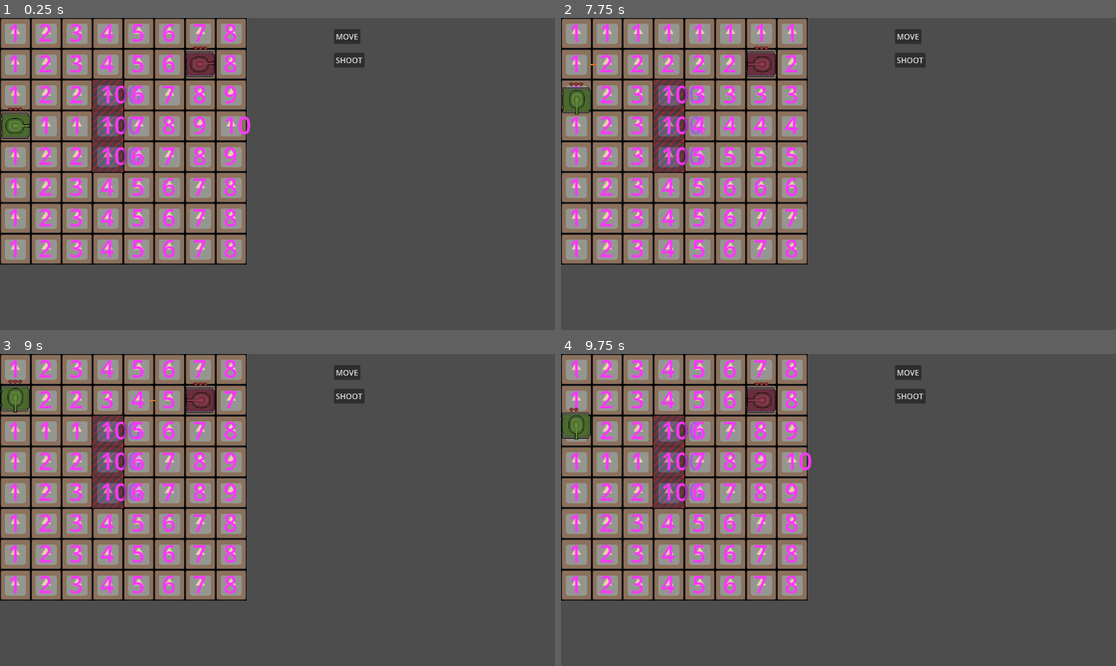
Above: before the commit, frames 1-4 (two rows, left to right).
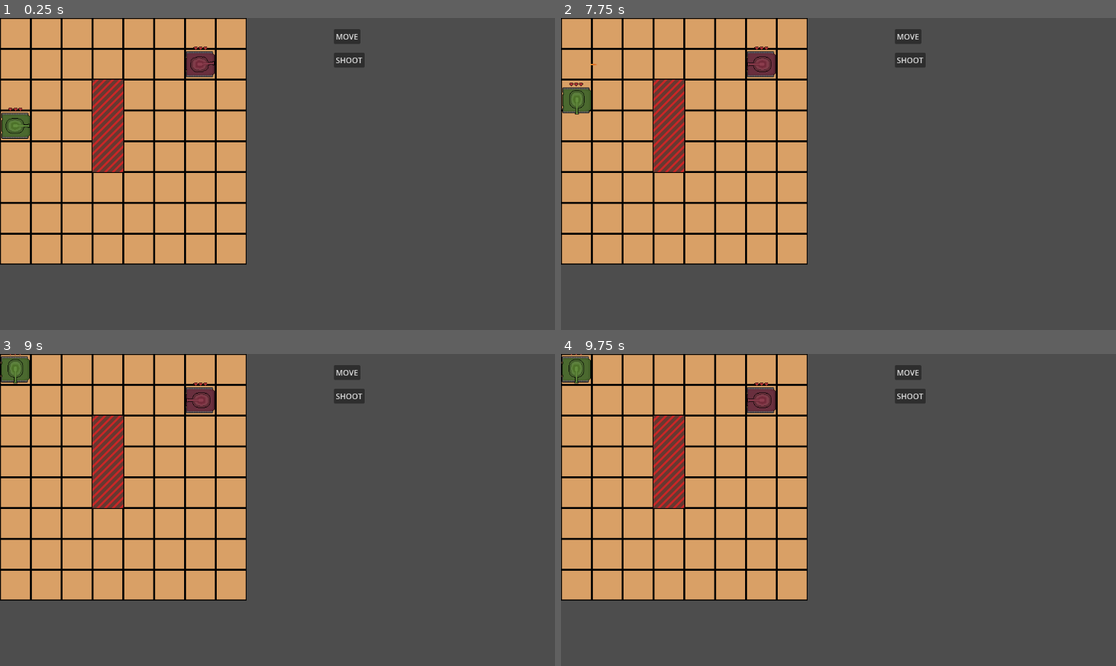
Above: after the commit, the same moments.

Repository: s3716853/tank-game
Game: Godot game, scene res://Scenes/main.tscn
The game is run twice, just before and just after one commit, with the same random seed, the same clock (stepped at 60 frames per second) and the same inputs. The engine's default icon, where the game draws it, is replaced by a stand-in: a white triangle on a blue panel in a dark square.
Inputs (mouse positions are in pixels of both pictures, inside the frame that each line leads up to):
- Up to frame 1 (0.25 s): no input
- Up to frame 2 (7.75 s): click "MOVE" at 0.5 s; click "SHOOT" at 1.25 s; click (577, 102) at 2 s; click "MOVE" at 2.75 s; click "SHOOT" at 3.5 s; click (599, 127) at 4.25 s; click "MOVE" at 5 s; click "SHOOT" at 5.75 s; click (577, 145) at 6.5 s; tap Enter at 7.25 s; move the mouse to (577, 33) at 7.27 s; click (577, 33) at 7.42 s
- Up to frame 3 (9 s): move the mouse to (16, 400) at 8.02 s; click (16, 400) at 8.17 s; move the mouse to (16, 432) at 8.77 s; click (16, 432) at 8.92 s
- Up to frame 4 (9.75 s): move the mouse to (577, 463) at 9.52 s; click (577, 463) at 9.67 s

The runs differ from the first frame. In frame 1, 30% of the frame differs, in the area x 0-46%, y 0-79%; in frame 2, 30%; in frame 3, 30%; in frame 4, 30%.

Commit message:
able to set max move distance for the player

Diff:
--- a/Prefabs/tile.tscn
+++ b/Prefabs/tile.tscn
@@ -7,6 +7,7 @@
 size = Vector2(62, 62)
 
 [node name="TileNode" type="Node2D"]
+visible = false
 script = ExtResource("1_26ja5")
 
 [node name="Sprite2D" type="Sprite2D" parent="."]
--- a/Scripts/map.gd
+++ b/Scripts/map.gd
@@ -3,6 +3,7 @@
 var grid = Array()
 @export var grid_width = 8
 @export var grid_height = 3
+@export var move_distance = 3
 var tiles
 
 #Player tank. Used to move send signal to move player
@@ -13,6 +14,7 @@
 var tile_scene = preload("res://Prefabs/tile.tscn")
 # Called when the node enters the scene tree for the first time.
 func _ready():
+	#move_distance += 1
 	tiles = get_used_cells()
 	var xmax = 0
 	var ymax = 0
@@ -57,7 +59,7 @@
 	var player_grid_pos = local_to_map(player_position)
 	var x = player_grid_pos.x
 	#Check all cells to the left of player
-	while x >= 0:
+	while x >= 0 && x >= player_grid_pos.x - move_distance:
 		#If there isn't a wall continue, otherwise stop
 		if(grid[x][player_grid_pos.y].cell_empty):
 			moveable.append(grid[x][player_grid_pos.y])
@@ -66,7 +68,7 @@
 		x -= 1
 	#Check all cells to the right of the player
 	x = player_grid_pos.x
-	while x < grid_width:
+	while x < grid_width && x <= player_grid_pos.x + move_distance:
 		#If there isn't a wall continue, otherwise stop
 		if(grid[x][player_grid_pos.y].cell_empty):
 			moveable.append(grid[x][player_grid_pos.y])
@@ -75,7 +77,7 @@
 		x += 1
 	#Check all cells to the top of player
 	var y = player_grid_pos.y
-	while y >= 0:
+	while y >= 0 && y >= player_grid_pos.y - move_distance:
 		#If there isn't a wall continue, otherwise stop
 		if(grid[player_grid_pos.x][y].cell_empty):
 			moveable.append(grid[player_grid_pos.x][y])
@@ -84,7 +86,7 @@
 		y -= 1
 	#Check all cells to the right of the player
 	y = player_grid_pos.y
-	while y < grid_height:
+	while y < grid_height && y <= player_grid_pos.y + move_distance:
 		#If there isn't a wall continue, otherwise stop
 		if(grid[player_grid_pos.x][y].cell_empty):
 			moveable.append(grid[player_grid_pos.x][y])
@@ -192,4 +194,4 @@
 	for child in get_children():
 		child.find_child("Label").text = str(child.heuristic)
 		print(child.location, child.heuristic)
-		child.visible = true
+		#child.visible = true
